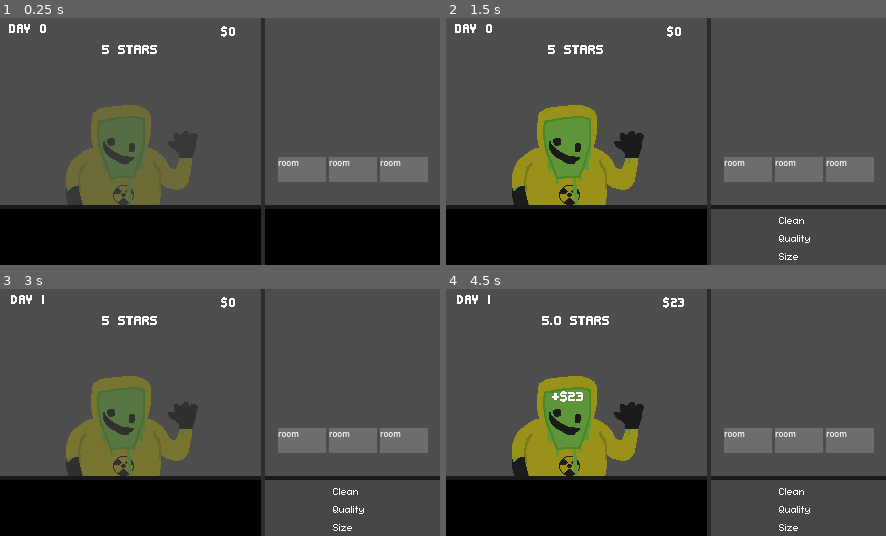
Above: before the commit, frames 1-4 (two rows, left to right).
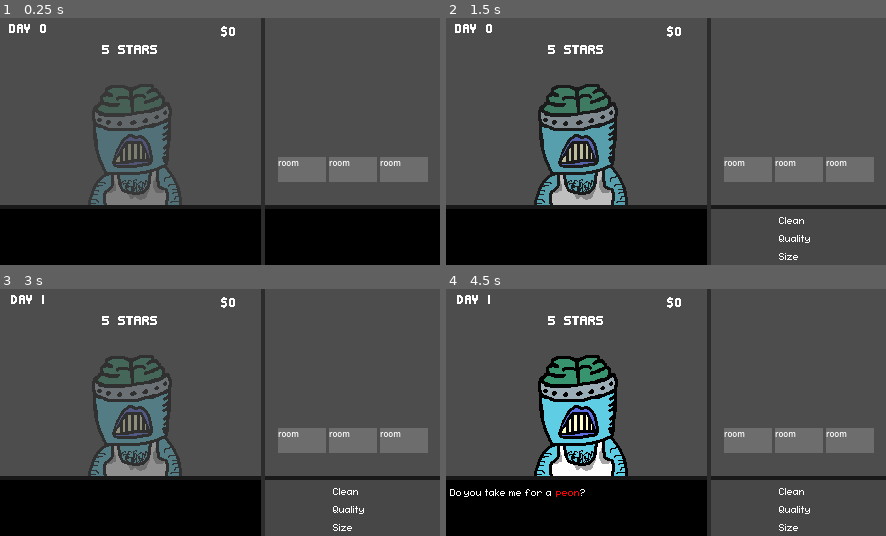
Above: after the commit, the same moments.

Repository: fawfle/brackeys-2026.1
Game: Godot game, scene res://scenes/game_scene.tscn
The game is run twice, just before and just after one commit, with the same random seed, the same clock (stepped at 60 frames per second) and the same inputs.
Inputs (mouse positions are in pixels of both pictures, inside the frame that each line leads up to):
- Up to frame 1 (0.25 s): no input
- Up to frame 2 (1.5 s): click (578, 235) at 0.5 s; click "room" at 1.25 s
- Up to frame 3 (3 s): click "Clean" at 2 s; click "Quality" at 2.75 s
- Up to frame 4 (4.5 s): click "Size" at 3.5 s; click (578, 506) at 4.25 s

The runs differ from the first frame. In frame 1, 7.9% of the frame differs, in the area x 15-44%, y 35-76%; in frame 2, 10%; in frame 3, 10%; in frame 4, 11%, in the area x 0-55%, y 3-85%.

Commit message:
wrote dialogue for brainiac and norman

Diff:
--- /dev/null
+++ b/scenes/characters/brainiac.tscn
@@ -0,0 +1,6 @@
+[gd_scene format=3 uid="uid://bhocxl7frwmfx"]
+
+[ext_resource type="Texture2D" uid="uid://c8eig350uu2di" path="res://sprites/characters/brainiac.png" id="1_f53dg"]
+
+[node name="brainiac" type="Sprite2D" unique_id=971685422]
+texture = ExtResource("1_f53dg")
--- /dev/null
+++ b/scenes/characters/norman.tscn
@@ -0,0 +1,6 @@
+[gd_scene format=3 uid="uid://bwyasgsip3mdn"]
+
+[ext_resource type="Texture2D" uid="uid://cmu6rpm1lrpl3" path="res://sprites/characters/norman.png" id="1_2vuqf"]
+
+[node name="norman" type="Sprite2D" unique_id=532401956]
+texture = ExtResource("1_2vuqf")
--- a/scripts/guest_list.gd
+++ b/scripts/guest_list.gd
@@ -25,10 +25,10 @@
 	"hazmat": {
 		SCENE: preload("res://scenes/characters/hazmat.tscn"),
 		DEFAULT_TRAITS: [TraitList.Trait.RADIOACTIVE],
-		GREETING: ["Hazmat!!!", "You look silly!"],
-		GOODBYE: "Hazmat out!",
-		HAPPY_GOODBYE: "I was so happy. Goodbye.",
-		ANGRY_GOODBYE: "I am angry and goodbying",
+		GREETING: ["My name are hazmat!!!", "You looking silly!"],
+		GOODBYE: "Me go, you stay!",
+		HAPPY_GOODBYE: "Me like bathtub! It is so green now!",
+		ANGRY_GOODBYE: "Bed was too soft! Get rid of bed!!!",
 		MONEY: 10,
 	},
 	"mono": {
@@ -43,9 +43,31 @@
 	"newt": {
 		SCENE: preload("res://scenes/characters/newt.tscn"),
 		DEFAULT_TRAITS: [TraitList.Trait.MESSY],
+		GREETING: ["Hello fellow extraterrestrial! I require one lodgement please!", "I urge you to check there are no pesky, killable humans hiding inside."],
+		GOODBYE: "Adequate service! Thank you, and don't forget: Kill all humans!",
+		HAPPY_GOODBYE: "Exquisite service! May the space-gods smile upon you! Enjoy some space-credits!",
+		ANGRY_GOODBYE: "Reprehensible service! Take me to your leader- I mean, manager!",
 		MONEY: 10,
 
 
+	},
+	"norman": {
+		SCENE: preload("res://scenes/characters/norman.tscn"),
+		DEFAULT_TRAITS: [TraitList.Trait.GENEROUS],
+		GREETING: ["'Wassup, homie?' That's how they greet each other on Earth, brah.", "I'd preesh if you could lend me a crib, dawg."],
+		GOODBYE: "Peace out, girl scout.",
+		HAPPY_GOODBYE: "Best digs I've seen since Roswell. Don't be a stranger, ranger.",
+		ANGRY_GOODBYE: "That pad killed my vibes, dude. I'm outtie five thou...",
+		MONEY: 10,
+	},
+	"brainiac": {
+		SCENE: preload("res://scenes/characters/brainiac.tscn"),
+		DEFAULT_TRAITS: [TraitList.Trait.CLASSY],
+		GREETING: ["Greetings, inferior. I'd like to book one room for personal use.", "Do not ask me what the room is for and we will have zero issues."],
+		GOODBYE: "Au revoir, hotel person.",
+		HAPPY_GOODBYE: "I am pleasantly surprised, confrère. Perhaps we're not so different, you and I.",
+		ANGRY_GOODBYE: "Hideous, as I expected. Adieu, brainlet.",
+		MONEY: 10,
 	}
 }
 
